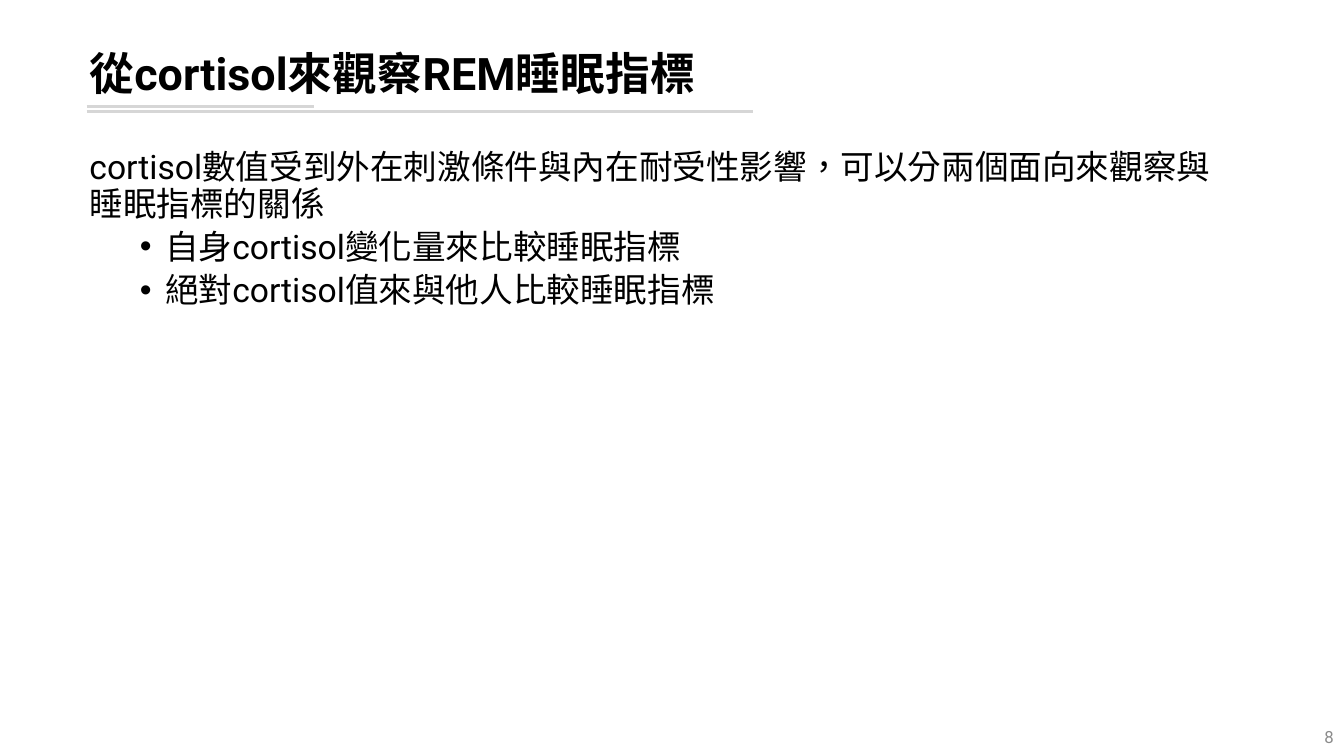
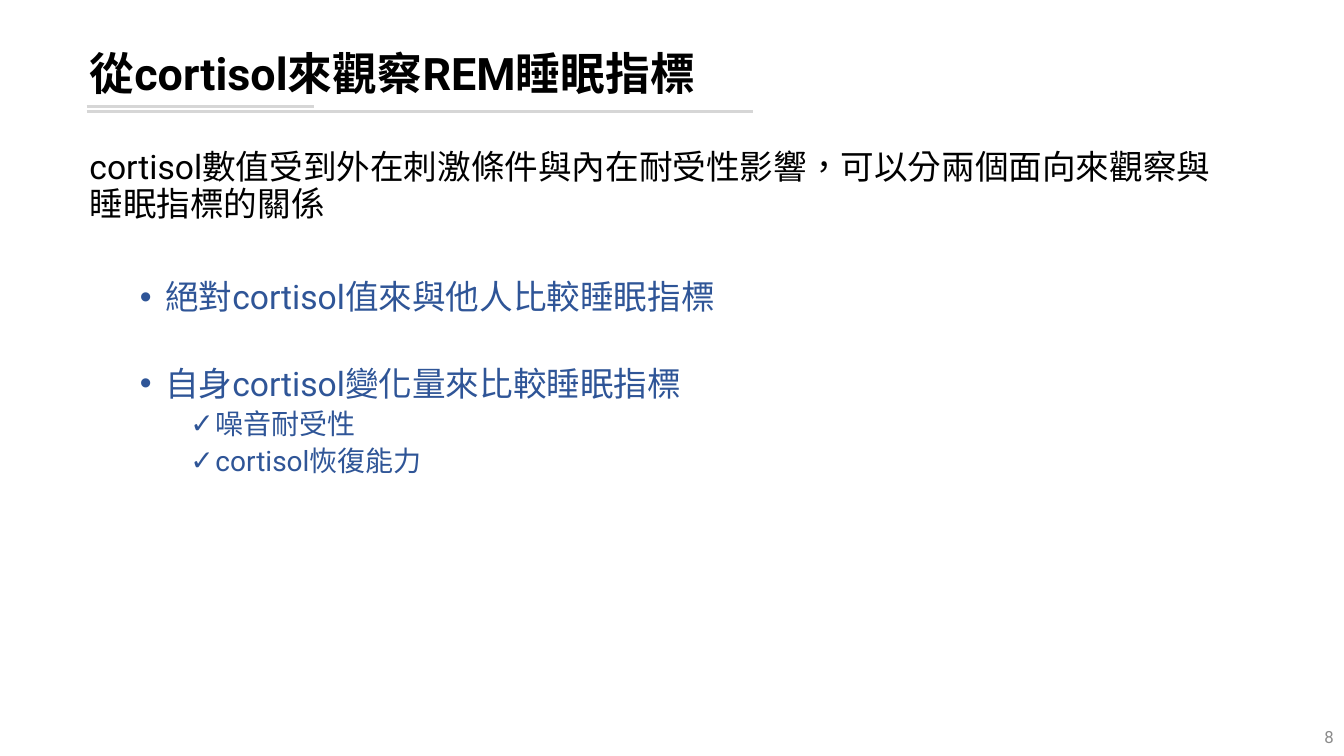
Before and after one commit to leooel97895750/REM_DataMining, a slide deck: slide 8 of 20210804_REM分析.pptx. Drawn at 1344x756 pixels with LibreOffice and Linux fonts; fonts in the diff are those of the drawing. Boxes give left, top, right and bottom in pixels: in the first picture for what was removed or moved away, otherwise in the second. Text is boxed around its words. In the diff, an @@ line names an element or a change of style, - is before the commit and + after.

```diff
--- a/20210804_REM分析.pptx
+++ b/20210804_REM分析.pptx
@@ text at box(165, 280, 715, 312): paragraph added @@
+  • 絕對cortisol值來與他人比較睡眠指標
@@ text at box(165, 367, 681, 399): text colour #000000 to #2F5597 in "自身cortisol變化量來比較睡眠指標" @@
@@ text at box(215, 410, 421, 474): text changed; size 24 to 20 pt; text colour #000000 to #2F5597 @@
-  • 絕對cortisol值來與他人比較睡眠指標
+    ✓ 噪音耐受性
+    ✓ cortisol恢復能力
```
Also in this commit, not shown: 13 other slides changed, 9 slides added, 6 slides removed, 3 other files.
